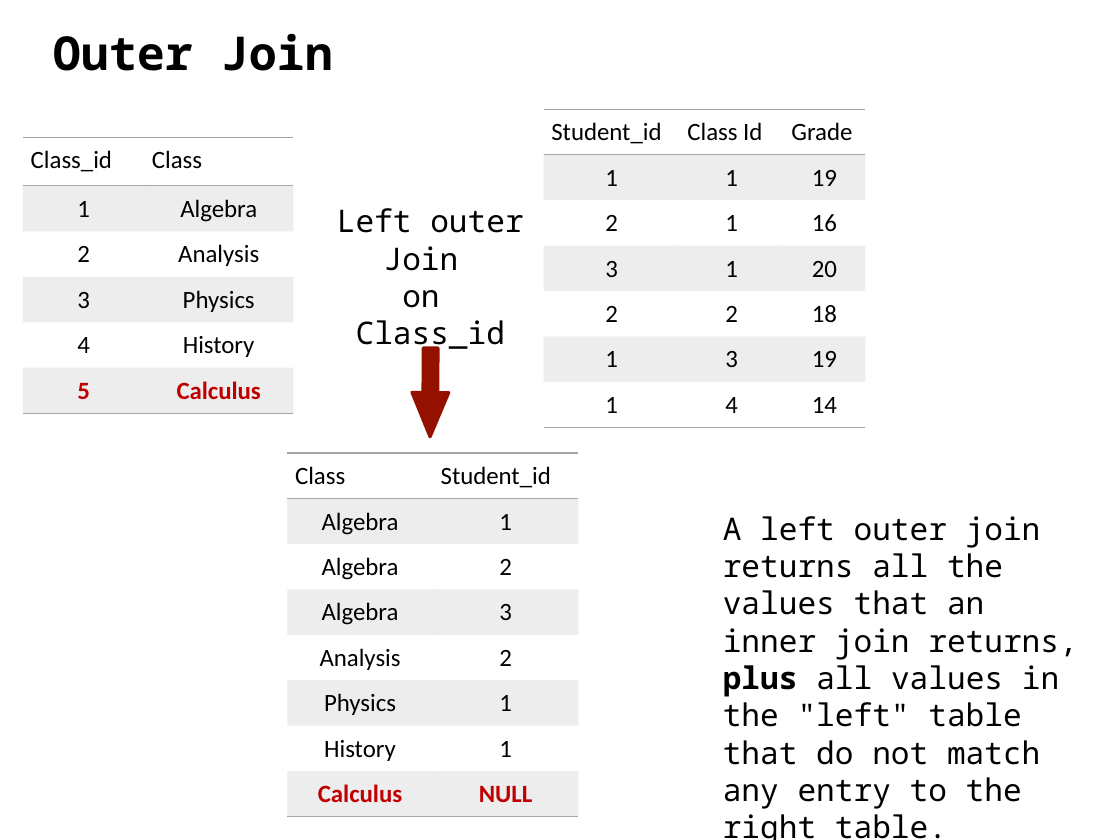
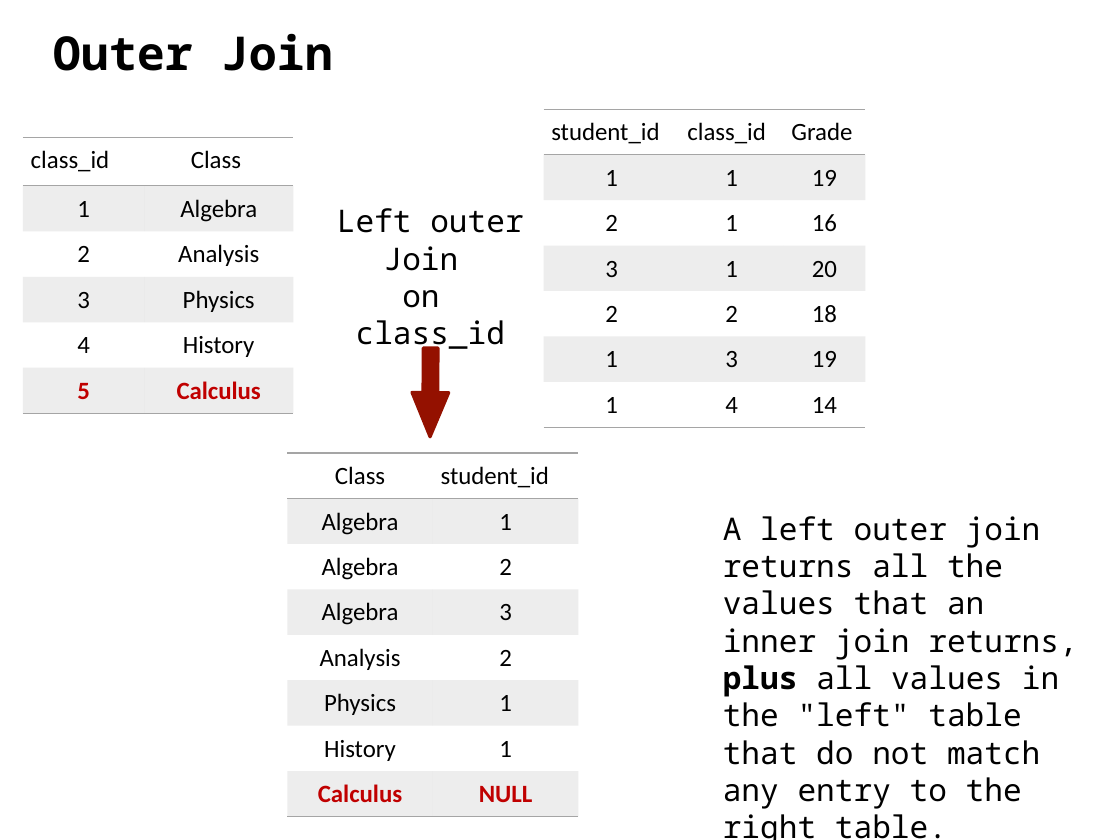
Before and after one commit to ipeirotis/introduction-to-databases, a slide deck: slide 13 of session4/C-SQL_Joins.pptx (slide 11 before the commit). Drawn at 1120x840 pixels with LibreOffice and Linux fonts; fonts in the diff are those of the drawing. Boxes give left, top, right and bottom in pixels: in the first picture for what was removed or moved away, otherwise in the second. Text is boxed around its words. In the diff, an @@ line names an element or a change of style, - is before the commit and + after.

```diff
--- a/session4/C-SQL_Joins.pptx
+++ b/session4/C-SQL_Joins.pptx
@@ table at [543,110,865,428] @@
-row 1, column 1: Student_id
+row 1, column 1: student_id
-row 1, column 2: Class Id
+row 1, column 2: class_id
@@ table at [24,138,293,413] @@
-row 1, column 1: Class_id
+row 1, column 1: class_id
@@ alignment left to centre @@
@@ text at [356,320,505,353]: text changed @@
-Class_id
+class_id
@@ table at [288,454,579,816] @@
-row 1, column 2: Student_id
+row 1, column 2: student_id
@@ alignment left to centre @@
```
Also in this commit, not shown: 3 other slides changed, 2 slides added.
